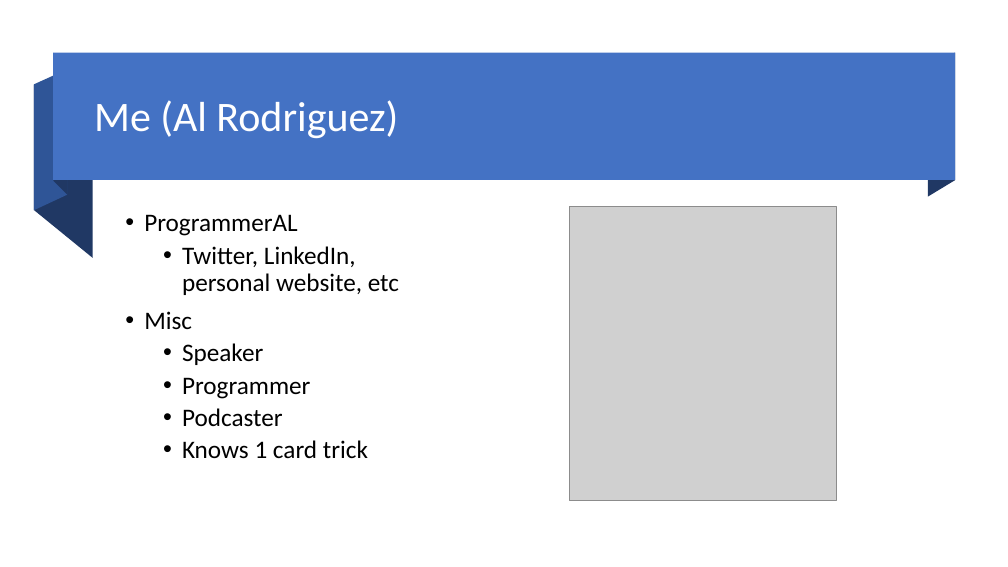
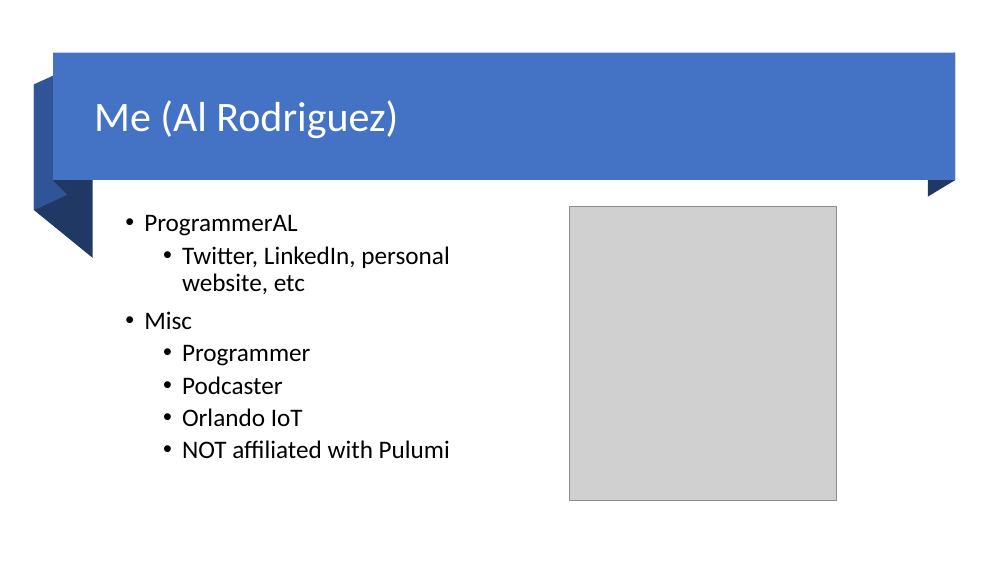
Before and after one commit to ProgrammerAL/Presentations-2022, a slide deck: slide 2 of 2022-02 ONETUG Pulumi/CRUD Your Cloud Presentation.pptx. Drawn at 1008x567 pixels with LibreOffice and Linux fonts; fonts in the diff are those of the drawing; grey boxes stand for pictures. Boxes give left, top, right and bottom in pixels: in the first picture for what was removed or moved away, otherwise in the second. Text is boxed around its words. In the diff, an @@ line names an element or a change of style, - is before the commit and + after.

```diff
--- a/2022-02 ONETUG Pulumi/CRUD Your Cloud Presentation.pptx
+++ b/2022-02 ONETUG Pulumi/CRUD Your Cloud Presentation.pptx
@@ text at [182, 343, 263, 365]: paragraph removed @@
-  • Speaker
@@ text at [182, 408, 450, 459]: text changed @@
-  • Knows 1 card trick
+  • Orlando IoT
+  • NOT affiliated with Pulumi
```
Also in this commit, not shown: 1 other file.
